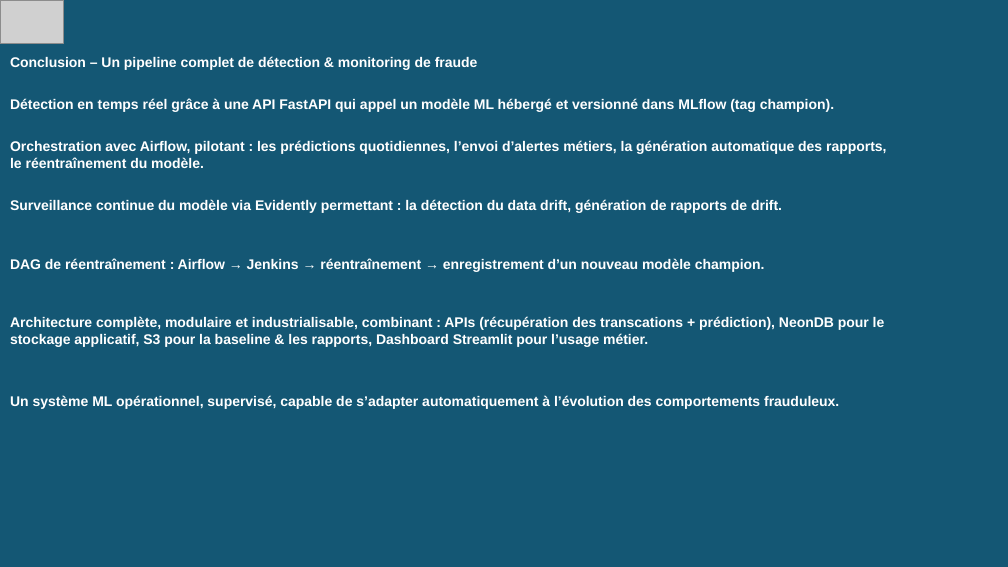
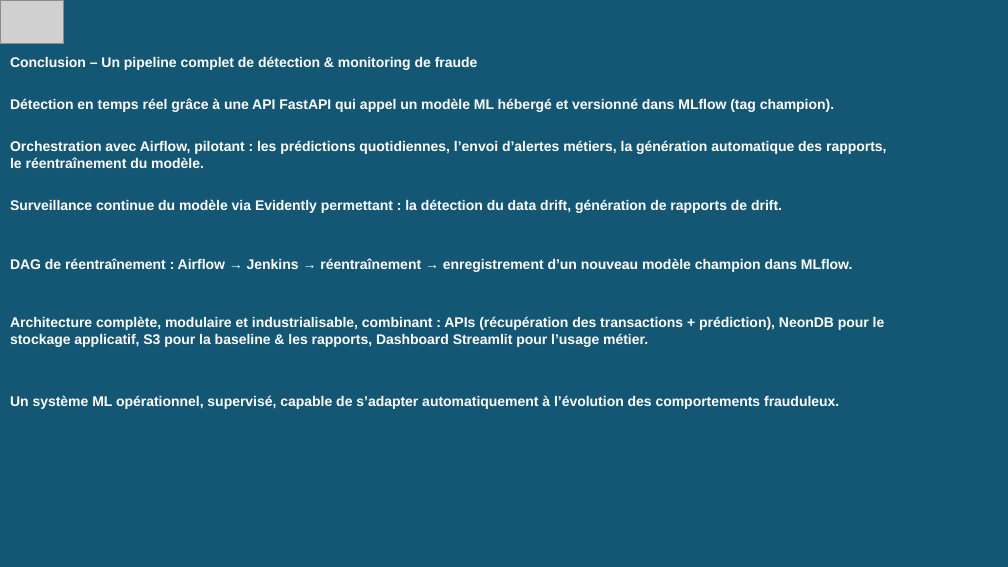
Before and after one commit to aurelienchalm/LDS_block_3_lead, a slide deck: slide 19 of LDS_Block_3_Lead.pptx. Drawn at 1008x567 pixels with LibreOffice and Linux fonts; fonts in the diff are those of the drawing; grey boxes stand for pictures. Boxes give left, top, right and bottom in pixels: in the first picture for what was removed or moved away, otherwise in the second. Text is boxed around its words. In the diff, an @@ line names an element or a change of style, - is before the commit and + after.

Commit message:
maj pptx

```diff
--- a/LDS_Block_3_Lead.pptx
+++ b/LDS_Block_3_Lead.pptx
@@ title at box(10, 258, 885, 347): text changed @@
-DAG de réentraînement : Airflow → Jenkins → réentraînement → enregistrement d’un nouveau modèle champion.
-Architecture complète, modulaire et industrialisable, combinant : APIs (récupération des transcations + prédiction), NeonDB pour le stockage applicatif, S3 pour la baseline & les rapports, Dashboard Streamlit pour l’usage métier.
+DAG de réentraînement : Airflow → Jenkins → réentraînement → enregistrement d’un nouveau modèle champion dans MLflow.
+Architecture complète, modulaire et industrialisable, combinant : APIs (récupération des transactions + prédiction), NeonDB pour le stockage applicatif, S3 pour la baseline & les rapports, Dashboard Streamlit pour l’usage métier.
```
Also in this commit, not shown: 4 other slides changed.
